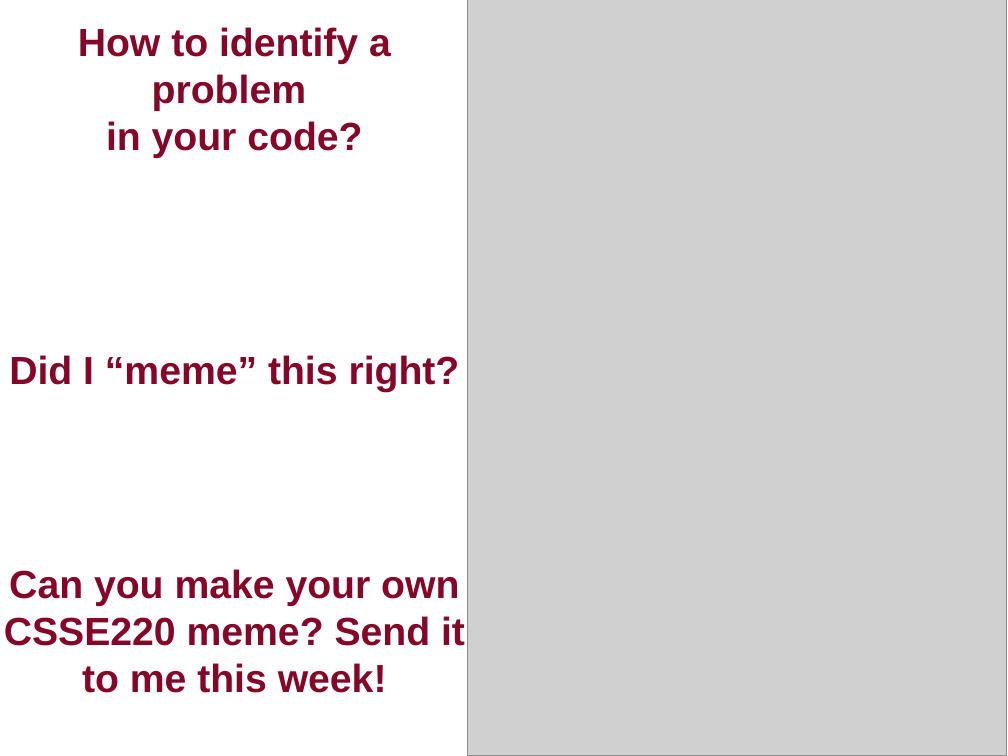
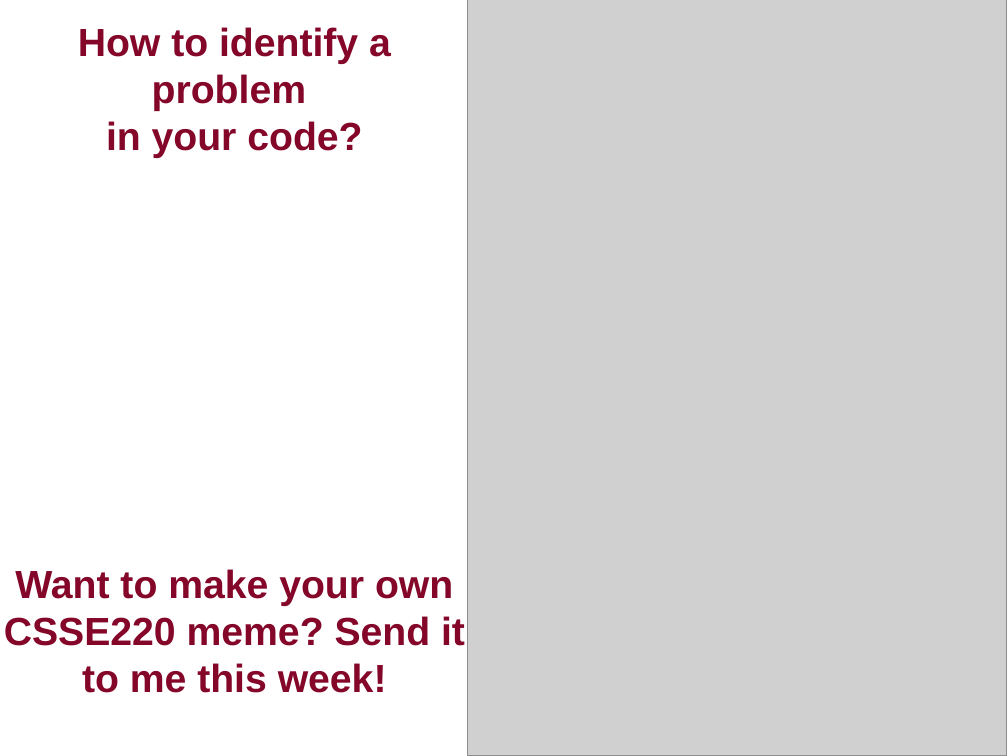
Before and after one commit to RHIT-CSSE/csse220, a slide deck: slide 4 of ClassMaterials/ObjectIntroAndMisc/Slides/Part2-UsingDebugger.pptx. Drawn at 1008x756 pixels with LibreOffice and Linux fonts; fonts in the diff are those of the drawing; grey boxes stand for pictures. Boxes give left, top, right and bottom in pixels: in the first picture for what was removed or moved away, otherwise in the second. Text is boxed around its words. In the diff, an @@ line names an element or a change of style, - is before the commit and + after.

```diff
--- a/ClassMaterials/ObjectIntroAndMisc/Slides/Part2-UsingDebugger.pptx
+++ b/ClassMaterials/ObjectIntroAndMisc/Slides/Part2-UsingDebugger.pptx
@@ text removed at (9,355,460,392) @@
-Did I “meme” this right?
@@ text at (4,569,465,693): text changed @@
-Can you make your own CSSE220 meme? Send it to me this week!
+Want to make your own CSSE220 meme? Send it to me this week!
```
Also in this commit, not shown: 3 other slides changed, 2 slides added, 2 other files.
